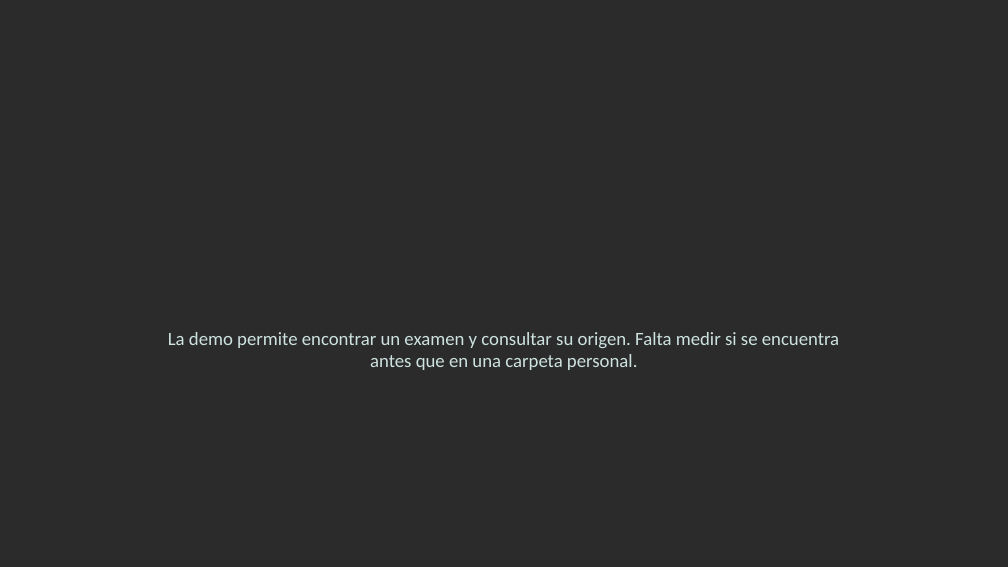
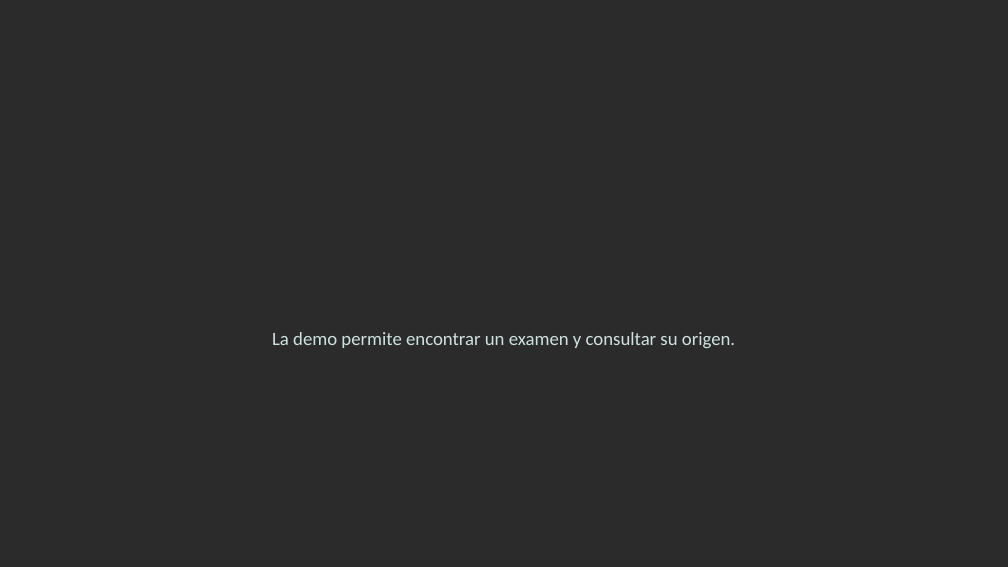
Before and after one commit to jaihernandezma/ColombiaMedHistory, a slide deck: slide 11 of colombiamedhistory-presentacion/materiales/diapositivas.pptx. Drawn at 1008x567 pixels with LibreOffice and Linux fonts; fonts in the diff are those of the drawing; background and template pictures are left out; a plain dark background stands for a picture behind light text. Boxes give left, top, right and bottom in pixels: in the first picture for what was removed or moved away, otherwise in the second. Text is boxed around its words. In the diff, an @@ line names an element or a change of style, - is before the commit and + after.

Commit message:
update

```diff
--- a/colombiamedhistory-presentacion/materiales/diapositivas.pptx
+++ b/colombiamedhistory-presentacion/materiales/diapositivas.pptx
@@ text at box(272, 332, 735, 348): text changed @@
-La demo permite encontrar un examen y consultar su origen. Falta medir si se encuentra antes que en una carpeta personal.
+La demo permite encontrar un examen y consultar su origen.
```
